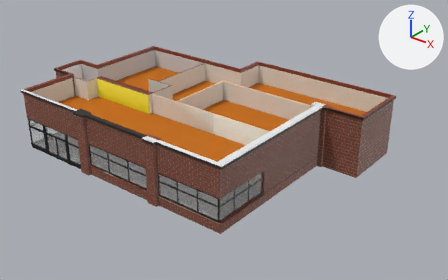
A saved change to the FBX model Assets/AddedAssets/new_rest_2 (2).fbx.
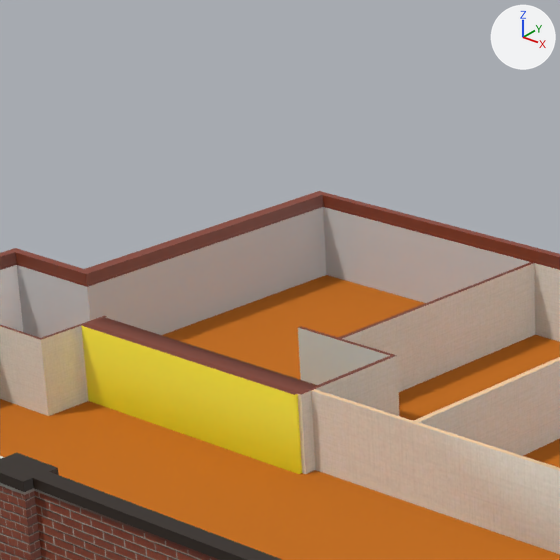
Old and new are each drawn whole from a camera (50 mm lens) standing at (74.9, -76.6, 56.8) and looking at (7.0, 8.4, 4.2) and again close up on the part from 17% to 47% of the width and 0% to 48% of the height. The lights are fixed; the arrows at upper right show +X, +Y and +Z. The older version's two pictures come first. Where no turn or scale is listed for an object, it has been applied to the vertices.
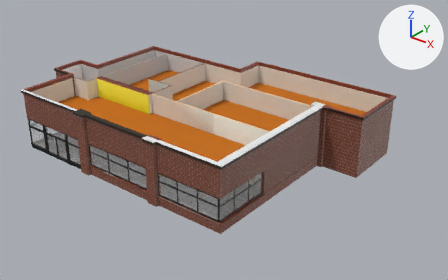
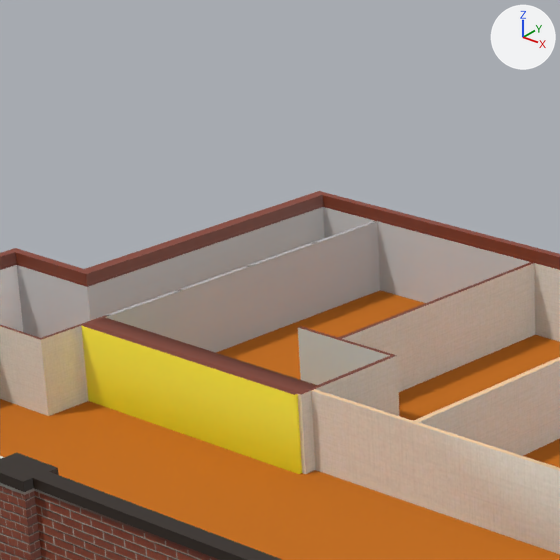
The change, as a list of edits to the scene's bpy script:
```text
Add img_без_имени_1_png_001:
    img_без_имени_1_png_001 = load_image('Без имени-1.png.001', 'Без имени-1.png', 1024, 1024, 'sRGB')
Add img_без_имени_1_2_png_001:
    img_без_имени_1_2_png_001 = load_image('Без имени-1_2.png.001', 'Без имени-1_2.png', 1024, 1024, 'sRGB')
Add mat_material_019:
    mat_material_019 = principled_material('Material.019')
    mat_material_019.texture = img_без_имени_1_png_001
    mat_material_019.roughness = 1.0
Add mat_material_018:
    mat_material_018 = principled_material('Material.018')
    mat_material_018.texture = img_без_имени_1_2_png_001
    mat_material_018.roughness = 1.0
Add me_cube_016:
    me_cube_016.from_pydata(...)  # 48 vertices, 46 faces; spans x -0.1..0.1, y -1.0..18.8, z -5.9..5.9
    # faces by material slot: [31, 15]
    me_cube_016.materials.append(mat_material_018)  # picture img_без_имени_1_2_png_001
    me_cube_016.materials.append(mat_material_019)  # picture img_без_имени_1_png_001
Add ob_cube_010:
    ob_cube_010 = bpy.data.objects.new('Cube.010', me_cube_016)
    ob_cube_010.location = (-22.12, 4.82, 6.11)
```

Boxes [x1, y1, x2, y2] around the edits, measured in the close-ups (560 x 560 px):
'Cube.010', added: after [105, 221, 380, 353]
